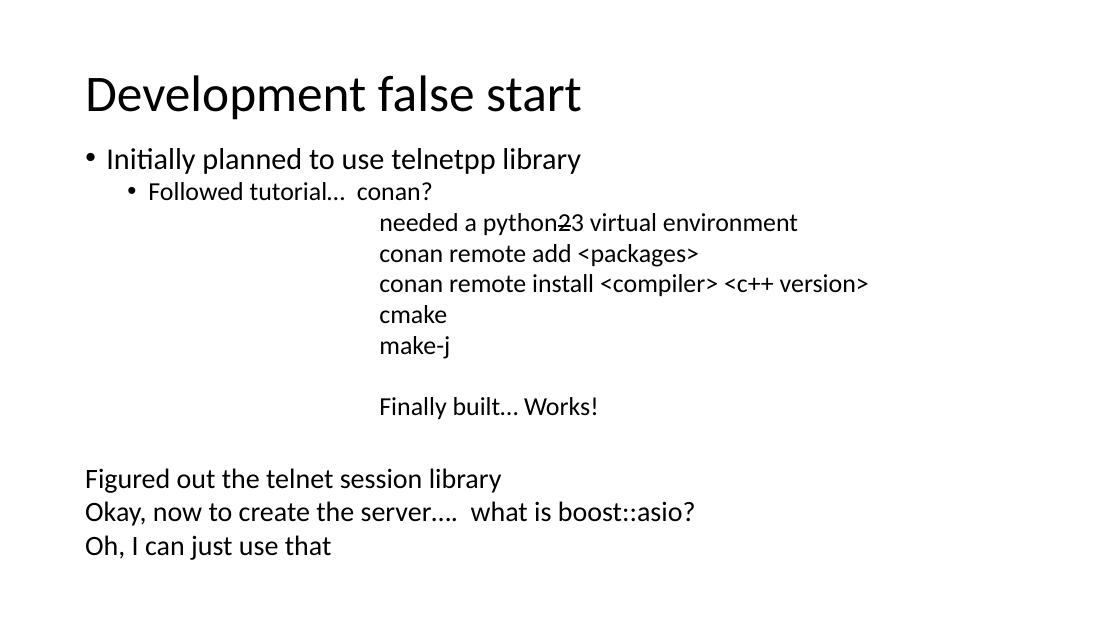
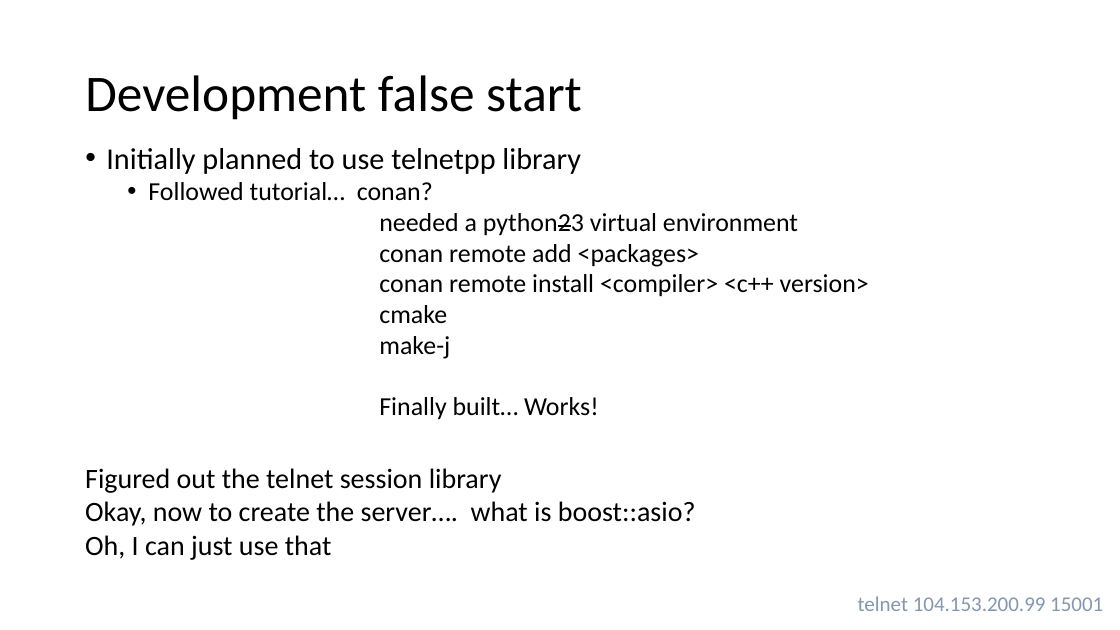
Before and after one commit to charleslucas/tbdmud, a slide deck: slide 2 of docs/TBDMud.pptx. Drawn at 1120x630 pixels with LibreOffice and Linux fonts; fonts in the diff are those of the drawing. Boxes give left, top, right and bottom in pixels: in the first picture for what was removed or moved away, otherwise in the second. Text is boxed around its words. In the diff, an @@ line names an element or a change of style, - is before the commit and + after.

```diff
--- a/docs/TBDMud.pptx
+++ b/docs/TBDMud.pptx
@@ text added at box(858, 596, 1103, 611), 18 pt, text #8497B0 @@
+telnet 104.153.200.99 15001
```
Also in this commit, not shown: 2 other slides changed, 1 slide added, 1 slide removed, 2 other files.
